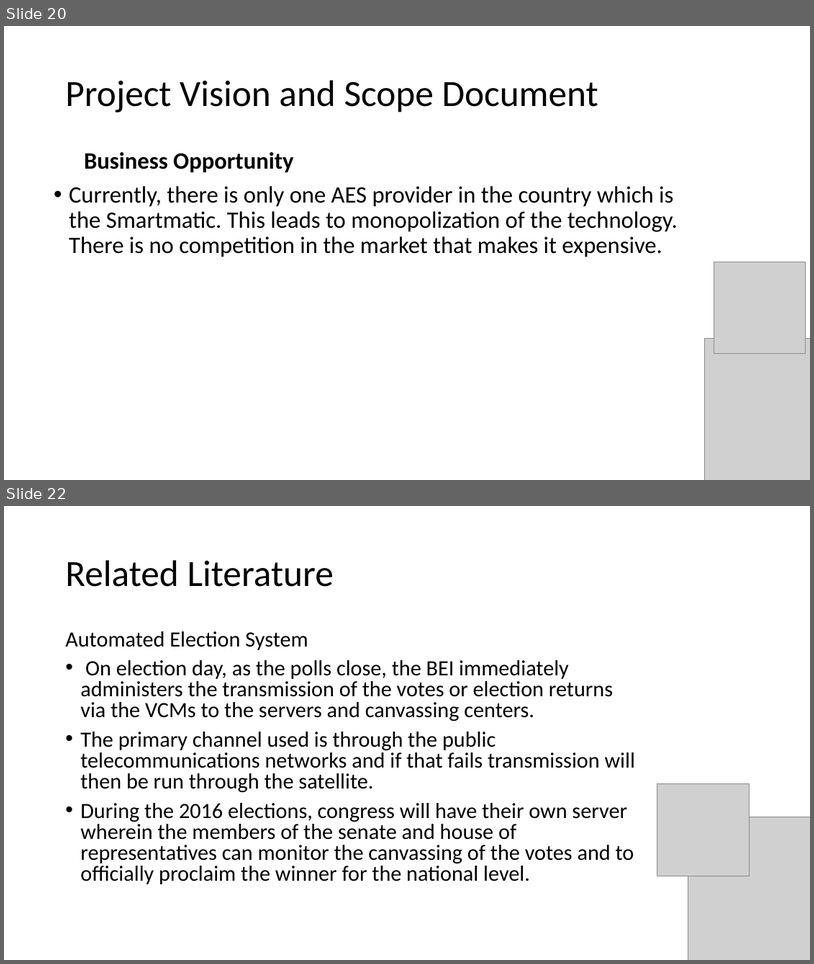
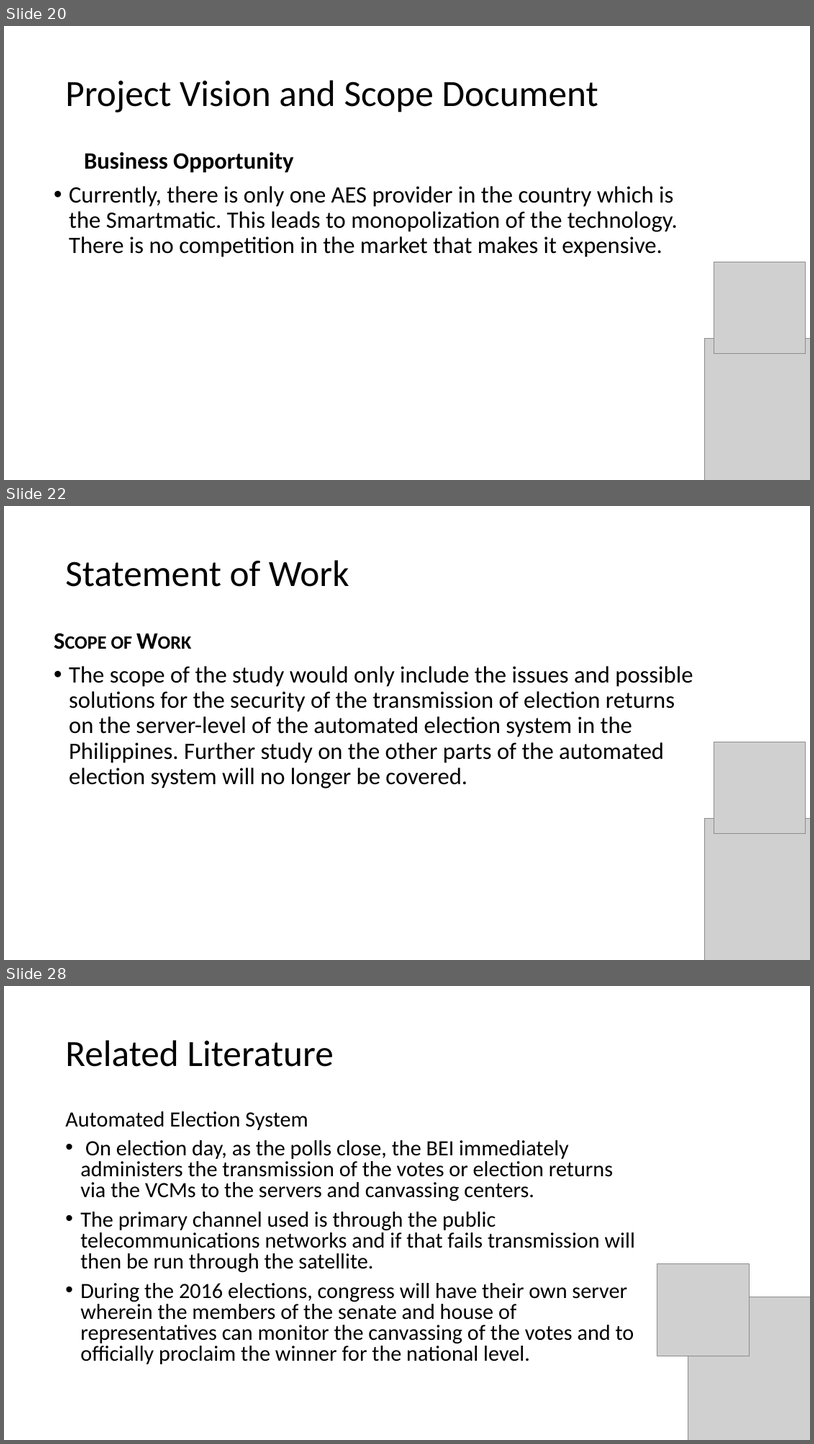
Before and after one commit to seans888/Project---Automate-Election, a slide deck: Documentation/Research Paper/AES ppt presentation.pptx. Shown one above the other, each under a label of ours: slides 20 and 22 before the commit, slides 20, 22 and 28 after it; the slides between them are not shown. The pictures are 814x964 and 814x1444 pixels, drawn with LibreOffice and Linux fonts; fonts in the diff are those of the drawing; grey boxes stand for pictures. Boxes give left, top, right and bottom in pixels: in the first picture for what was removed or moved away, otherwise in the second. Text is boxed around its words. In the diff, an @@ line names an element or a change of style, - is before the commit and + after.

```diff
--- a/Documentation/Research Paper/AES ppt presentation.pptx
+++ b/Documentation/Research Paper/AES ppt presentation.pptx
@@ slide 22 added at [4, 506, 810, 960], background #FFFFFF @@
@@ title added at [65, 560, 350, 587], 44 pt, text #000000 @@
+Statement of Work
@@ text added at [69, 636, 693, 788], 28 pt, text #000000 @@
+Scope of Work
+• The scope of the study would only include the issues and possible solutions for the security of the transmission of election returns on the server-level of the automated election system in the Philippines. Further study on the other parts of the automated election system will no longer be covered.
@@ picture added at [714, 742, 806, 834] @@
@@ picture added at [705, 818, 810, 960] @@
@@ what was slide 22 is now slide 28 @@
```
Also in this commit, not shown: 1 slide changed, 5 other slides added, 4 other files.
